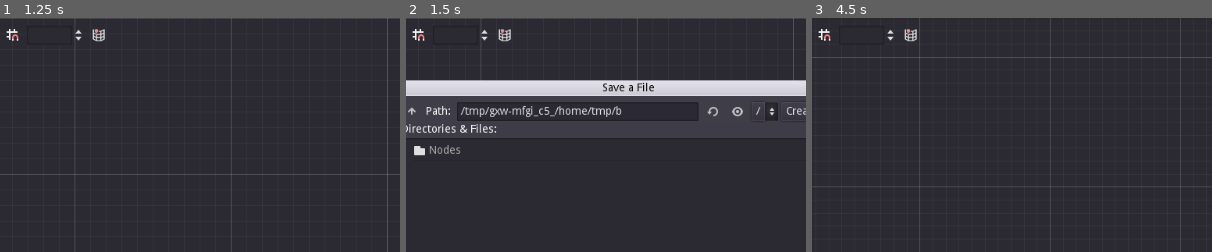
Above: before the commit, frames 1-3 (left to right).
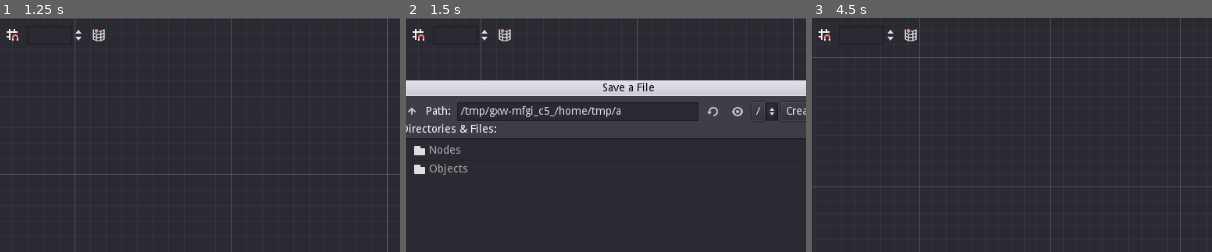
Above: after the commit, the same moments.

Repository: Fantoser/dialogue_tree_editor
Game: Godot game, scene res://Main.tscn
Two runs of this game, one before a commit and one after it. Both use one fixed random seed, a clock stepped at 60 frames per second and the inputs below.
Inputs (mouse positions are % of the whole screen's width and height, from its top left):
- Up to frame 1 (1.25 s): click (6, 64) at 0.52 s; type "Alex" at 0.6 s
- Up to frame 2 (1.5 s): click "SAVE" at 1.25 s
- Up to frame 3 (4.5 s): click (40, 75) at 2.02 s; type "12" at 2.1 s; click "NEW" at 2.75 s; click "NEW" at 3.5 s; click (14, 4) at 4.25 s
The pictures show only the part of the screen within x 22-72%, y 0-50%; the shares and areas given below are measured in that part.

Frame 1 is identical in both runs. In frame 2, 0.3% of the frame differs, in the area x 2-54%, y 37-68%; in frame 3, nothing differs.

Commit message:
Adds some quality of life changes.
The user is now able to see if a program is being saved.
The user is now able to hover over buttons to see if the function.

Diff:
--- a/Main.gd
+++ b/Main.gd
@@ -1,10 +1,15 @@
 extends Control
-
+	#var applicationName = ProjectSettings.get("application/config/name")
+	#print(applicationName)
+	#applicationName = ProjectSettings.get("application/config/name") + "Unsaved"
+	#print(applicationName)
+	#ProjectSettings.set("application/config/name", applicationName)
 var text_node = load("res://Nodes/Text.tscn")
 var divert_node = load("res://Nodes/Divert.tscn")
 var question_node = load("res://Nodes/Question.tscn")
 var action_node = load("res://Nodes/Action.tscn")
 var random_node = load("res://Nodes/Random.tscn")
+const savebar_object = preload("res://Objects/SaveBar.tscn")
 var initial_position = Vector2(50, 50)
 var node = null
 var node_index = 0
@@ -66,7 +71,6 @@
 	node_index += 1
 	node_offset += 1
 
-
 func _on_GraphEdit_connection_request(from, from_slot, to, to_slot):
 	$GraphEdit.connect_node(from, from_slot, to, to_slot)
 
@@ -80,6 +84,7 @@
 
 
 func _on_Save_pressed():
+
 	mode = "save"
 	var connectlist = $GraphEdit.get_connection_list()
 	var file = File.new()
@@ -95,6 +100,7 @@
 		save_file = yield(selector,"file_selected")
 		print(selector.current_dir)
 	if file.open(save_file, file.WRITE) == OK:
+
 		write_dialogue(connectlist)
 		dialogue["connectlist"] = connectlist
 		for i in range(0, dialogue["connectlist"].size()):
@@ -102,6 +108,7 @@
 			dialogue["connectlist"][i]["to"] = $GraphEdit.get_node(connectlist[i]["to"]).node_id
 		file.store_string(JSON.print(dialogue))
 		file.close()
+		add_savebar()
 	else:
 		print("ERROR")
 
@@ -379,3 +386,11 @@
 	for i in range(nameList.get_item_count()):
 		node._add_name(nameList.get_item_text(i))
 		node.Name = nameList.get_item_text(0)
+
+func add_savebar(): # the saving bar that gets plopped in when something is saved
+	var savebar = savebar_object.instance()
+	get_parent().add_child(savebar)
+	var screenSize = Vector2(0,0)
+	screenSize.x = (get_viewport().get_visible_rect().size.x / 2) - (340 / 2)# Get Width
+	screenSize.y = (get_viewport().get_visible_rect().size.y / 2) - (100 / 2)# Get Height
+	savebar.set_position(screenSize)
--- a/Main.tscn
+++ b/Main.tscn
@@ -18,7 +18,6 @@
 right_disconnects = true
 
 [node name="VBoxContainer2" type="VBoxContainer" parent="."]
-editor/display_folded = true
 margin_left = 9.0
 margin_top = 17.8699
 margin_right = 115.0
@@ -30,6 +29,7 @@
 [node name="New" type="Button" parent="VBoxContainer2"]
 margin_right = 106.0
 margin_bottom = 20.0
+hint_tooltip = "Removes all the nodes that is currently in your editor."
 focus_mode = 0
 enabled_focus_mode = 0
 text = "NEW"
@@ -45,6 +45,7 @@
 margin_top = 32.0
 margin_right = 106.0
 margin_bottom = 52.0
+hint_tooltip = "Saves the current nodes as a JSON file, that is also loadable."
 focus_mode = 0
 enabled_focus_mode = 0
 text = "SAVE"
@@ -60,6 +61,7 @@
 margin_top = 64.0
 margin_right = 106.0
 margin_bottom = 84.0
+hint_tooltip = "Loads a saved JSON file, provided it was saved through this editor."
 focus_mode = 0
 enabled_focus_mode = 0
 text = "LOAD"
@@ -75,12 +77,12 @@
 margin_top = 96.0
 margin_right = 106.0
 margin_bottom = 116.0
+hint_tooltip = "Exports the JSON file as a clean file. frees up some extra bytes, but dissallows it to be loaded in this editor."
 focus_mode = 0
 enabled_focus_mode = 0
 text = "EXPORT"
 
 [node name="VBoxContainer" type="VBoxContainer" parent="."]
-editor/display_folded = true
 margin_left = 7.0
 margin_top = 155.785
 margin_right = 114.0
@@ -92,6 +94,8 @@
 [node name="Text node" type="Button" parent="VBoxContainer"]
 margin_right = 107.0
 margin_bottom = 20.0
+hint_tooltip = "Adds a simple Text node.
+It takes A name, text and a new ID."
 focus_mode = 0
 enabled_focus_mode = 0
 text = "Text node"
@@ -122,6 +126,8 @@
 margin_top = 64.0
 margin_right = 107.0
 margin_bottom = 84.0
+hint_tooltip = "Adds a Question node.
+It takes A name, text and a new ID. You can add extra clickable options."
 focus_mode = 0
 enabled_focus_mode = 0
 text = "Question node"
@@ -137,6 +143,8 @@
 margin_top = 96.0
 margin_right = 107.0
 margin_bottom = 116.0
+hint_tooltip = "Adds a Action node.
+It takes A name, text and a new ID."
 focus_mode = 0
 enabled_focus_mode = 0
 text = "Action node"
@@ -152,6 +160,8 @@
 margin_top = 128.0
 margin_right = 107.0
 margin_bottom = 148.0
+hint_tooltip = "Adds a Random node.
+It takes A name, text and a new ID. Ontop of that you can add in extra connection lines to where it randomly goes toward."
 focus_mode = 0
 enabled_focus_mode = 0
 text = "Random node"
@@ -166,6 +176,7 @@
 margin_right = 103.0
 margin_bottom = 30.38
 rect_min_size = Vector2( 0, 30.38 )
+hint_tooltip = "Type in a name here, this is to alter the name list."
 
 [node name="HBoxContainer" type="HBoxContainer" parent="VBoxContainer3"]
 margin_top = 34.0
@@ -175,6 +186,7 @@
 [node name="Button" type="Button" parent="VBoxContainer3/HBoxContainer"]
 margin_right = 27.0
 margin_bottom = 20.0
+hint_tooltip = "Adds the typed in name to the namelist"
 focus_mode = 0
 size_flags_horizontal = 3
 enabled_focus_mode = 0
@@ -184,6 +196,7 @@
 margin_left = 31.0
 margin_right = 72.0
 margin_bottom = 20.0
+hint_tooltip = "Edits a currently selected name to change to what was typed to above"
 focus_mode = 0
 size_flags_horizontal = 3
 enabled_focus_mode = 0
@@ -193,6 +206,7 @@
 margin_left = 76.0
 margin_right = 103.0
 margin_bottom = 20.0
+hint_tooltip = "Removes a selected name from the name list."
 focus_mode = 0
 size_flags_horizontal = 3
 enabled_focus_mode = 0
@@ -203,7 +217,6 @@
 margin_right = 103.0
 margin_bottom = 221.0
 size_flags_vertical = 3
-
 [connection signal="connection_request" from="GraphEdit" to="." method="_on_GraphEdit_connection_request"]
 [connection signal="disconnection_request" from="GraphEdit" to="." method="_on_GraphEdit_disconnection_request"]
 [connection signal="scroll_offset_changed" from="GraphEdit" to="." method="_on_GraphEdit_scroll_offset_changed"]
--- a/Nodes/Question.tscn
+++ b/Nodes/Question.tscn
@@ -172,7 +172,6 @@
 margin_top = 240.0
 margin_right = 259.0
 margin_bottom = 244.0
-
 [connection signal="close_request" from="." to="." method="_on_Question_node_close_request"]
 [connection signal="resize_request" from="." to="." method="_on_Question_node_resize_request"]
 [connection signal="resized" from="." to="." method="_on_Question_node_resized"]
--- a/Nodes/Text.tscn
+++ b/Nodes/Text.tscn
@@ -180,7 +180,6 @@
 size_flags_horizontal = 3
 enabled_focus_mode = 0
 text = "R"
-
 [connection signal="close_request" from="." to="." method="_on_Text_node_close_request"]
 [connection signal="resize_request" from="." to="." method="_on_Text_node_resize_request"]
 [connection signal="resized" from="." to="." method="_on_Text_node_resized"]
--- /dev/null
+++ b/Objects/SaveBar.gd
@@ -0,0 +1,13 @@
+extends ProgressBar
+
+func _on_Timer_timeout() -> void:
+	self.value = self.value + 1
+	if (self.value == 9) :
+		$Label.text = "Saved!"
+	if (self.value == 10) :
+		queue_free()
+
+# It actually does nothing, other than self deletion.
+# If you want to see where things is actually saved please look at the Main.gd located in the root folder
+# And ctrl+f the following 'func _on_Save_pressed():'
+# Best of luck Code Monkey.
--- /dev/null
+++ b/Objects/SaveBar.tscn
@@ -0,0 +1,25 @@
+[gd_scene load_steps=2 format=2]
+
+[ext_resource path="res://Objects/SaveBar.gd" type="Script" id=1]
+
+[node name="ProgressBar" type="ProgressBar"]
+margin_right = 340.0
+margin_bottom = 100.0
+max_value = 10.0
+step = 1.0
+script = ExtResource( 1 )
+
+[node name="Label" type="Label" parent="."]
+margin_left = 7.70013
+margin_top = 6.1601
+margin_right = 47.7001
+margin_bottom = 20.1601
+text = "Saving.."
+__meta__ = {
+"_edit_use_anchors_": false
+}
+
+[node name="Timer" type="Timer" parent="."]
+wait_time = 0.01
+autostart = true
+[connection signal="timeout" from="Timer" to="." method="_on_Timer_timeout"]
